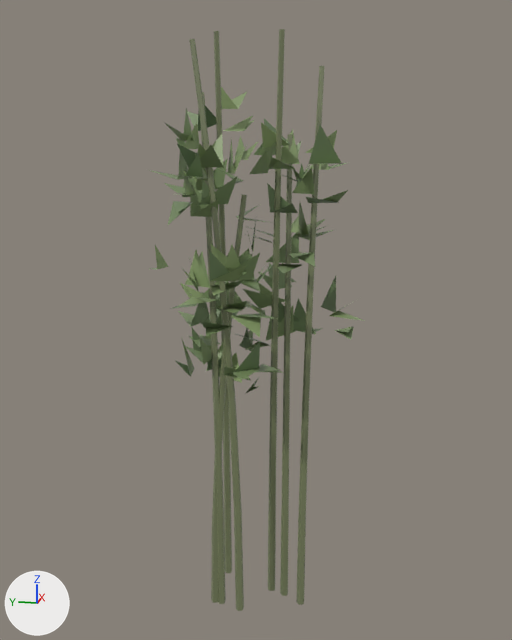
Two versions of the glTF model godot/assets/models/bamboo_a.glb, one commit apart.
Before and after are seen from a camera (50 mm lens) standing at (-10.52, -2.17, 7.48) and looking at (0.03, -0.06, 4.85). Lighting does not change. The marker at lower left points along +X, +Y and +Z. The picture after the commit comes second. Vertices at exactly the same position are counted once.

The older version as bpy lines, for what is in view:
```python
me_bamboo_a = bpy.data.meshes.new('bamboo_a')
me_bamboo_a.from_pydata(...)  # 762 vertices, 534 faces; spans x -1.4..1.3, y -1.75..1.72, z 0.0..9.09
# faces by material slot: [350, 184]
me_bamboo_a.materials.append(mat_bark)
me_bamboo_a.materials.append(mat_foliage)
ob_bamboo_a = bpy.data.objects.new('bamboo_a', me_bamboo_a)
ob_bamboo_a.location = (0.0, 0.0, 0.0)
```
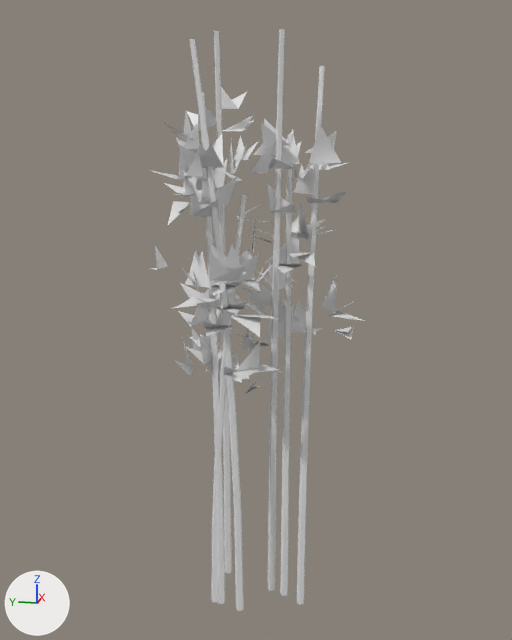
Where the change shows, as pixel boxes [x1, y1, x2, y2] in the pictures (512 x 640 px):
part 1 of me_bamboo_a, recoloured (green to white): [149, 29, 365, 611] in both

Diff of the bpy script that builds the scene:
```diff
--- a/godot/assets/models/bamboo_a.glb.py
+++ b/godot/assets/models/bamboo_a.glb.py
@@ me_bamboo_a @@
 me_bamboo_a.from_pydata(...)  # 762 vertices, 534 faces; spans x -1.4..1.3, y -1.75..1.72, z 0.0..9.09
 # used by ob_bamboo_a; location = (0.0, 0.0, 0.0)
+# me_bamboo_a part 1: 534 faces centred in x -1.09..1.03, y -1.5..1.5, z 0.45..8.48 are repainted in the vertex colours; the middle colour goes from green #8a936c to white #ffffff
 me_bamboo_a.materials.append(mat_bark)
```
